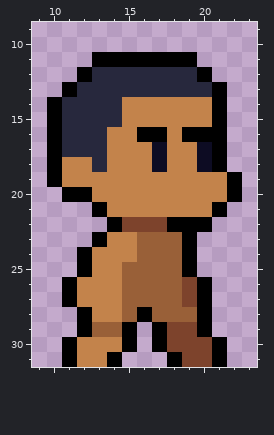
A pixel-art sprite gets an edit: entities/player/running_frame/model4-f3.png. The first picture shows the starting point.
The file is 32x32 pixels. Shown: x 9..23, y 9..31.
And afterwards:
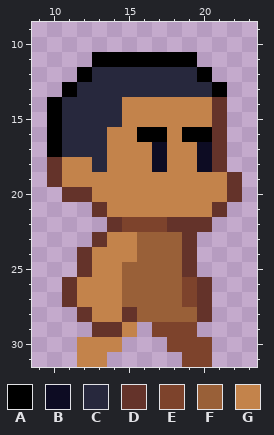
Palette (. is transparent): A #000000  B #0d0c23  C #27283d  D #64332a  E #7d432c  F #996038  G #c3834b
Edits made:
y 14..17: x 21 A -> D
y 18: x 10 A -> D; x 21 A -> D
y 19: x 10 A -> D; x 22 A -> D
y 20: x 11..12 AA -> DD; x 22 A -> D
y 21: x 13 A -> D; x 21 A -> D
y 22: x 14 A -> D; x 18..20 AAA -> DDD
y 23: x 13 A -> D; x 19 A -> D
y 24..25: x 12 A -> D; x 19 A -> D
y 26..27: x 11 A -> D; x 20 A -> D
y 28: x 12 A -> D; x 15..16 FA -> DF; x 20 A -> D
y 29: x 12..15 AFFA -> .DDG; x 17 A -> E; x 20 A -> .
y 30: x 11 A -> .; x 15 A -> .; x 17 A -> .; x 21 A -> .
y 31: x 11 A -> .; x 14 A -> .; x 18 A -> .; x 21 A -> .
Where, in picture pixels (left, top, right, bottom), the same in both pictures:
changed: (47, 97, 242, 367)
